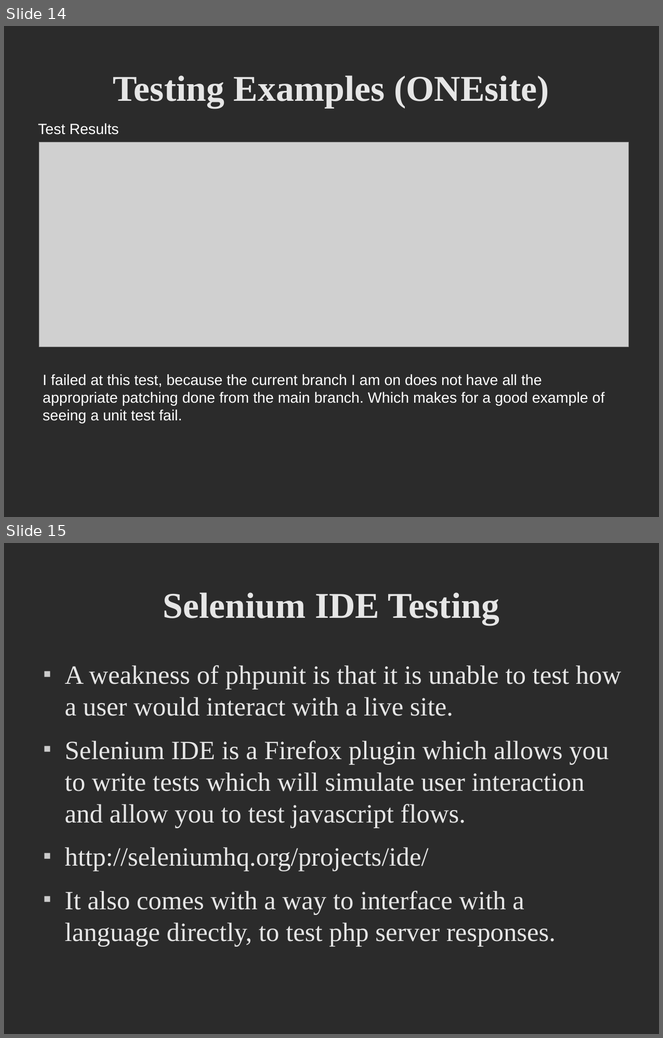
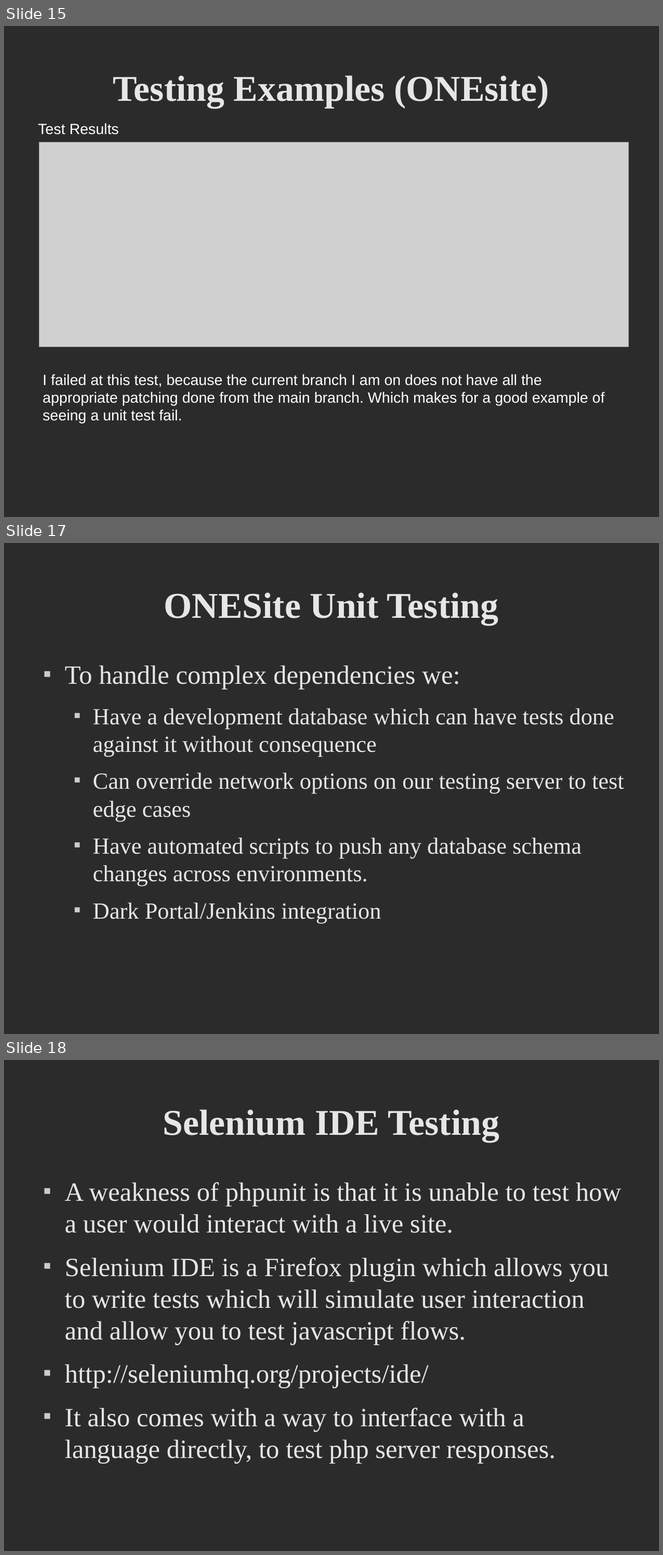
Before and after one commit to dfanica/onesite-unit-test-demo, a slide deck: public/files/presentation.odp. Shown one above the other, each under a label of ours: slides 14 and 15 before the commit, slides 15, 17 and 18 after it; the slides between them are not shown. The pictures are 663x1038 and 663x1555 pixels, drawn with LibreOffice and Linux fonts; fonts in the diff are those of the drawing; grey boxes stand for pictures; background and template pictures are left out; a plain dark background stands for a picture behind light text. Boxes give left, top, right and bottom in pixels: in the first picture for what was removed or moved away, otherwise in the second. Text is boxed around its words. In the diff, an @@ line names an element or a change of style, - is before the commit and + after.

```diff
--- a/public/files/presentation.odp
+++ b/public/files/presentation.odp
@@ slide 17 added at bbox=[4, 543, 659, 1034], background picture (left out) @@
@@ title added at bbox=[164, 592, 499, 625], 44 pt, text #E6E6E6, bold @@
+ONESite Unit Testing
@@ text added at bbox=[65, 665, 624, 924], 28 pt, text #E6E6E6 @@
+■ To handle complex dependencies we:
+  ■ Have a development database which can have tests done against it without consequence
+  ■ Can override network options on our testing server to test edge cases
+  ■ Have automated scripts to push any database schema changes across environments.
+  ■ Dark Portal/Jenkins integration
@@ what was slide 14 is now slide 15 @@
@@ what was slide 15 is now slide 18 @@
```
Also in this commit, not shown: 2 slides changed, 5 other slides added, 2 slides removed, 1 other file.
